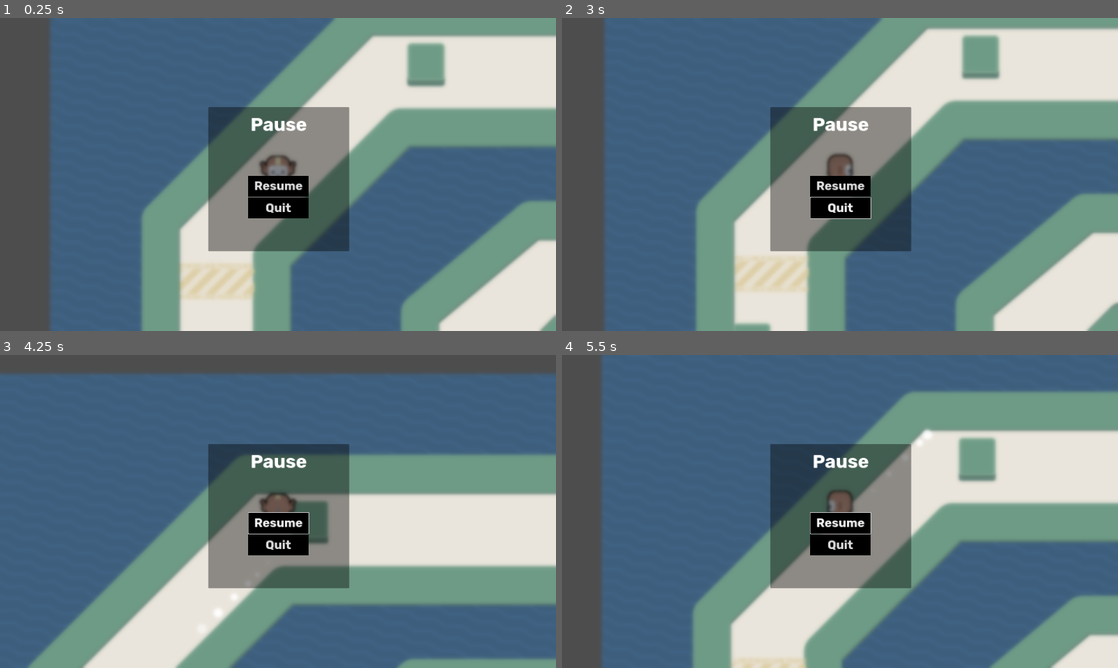
Above: before the commit, frames 1-4 (two rows, left to right).
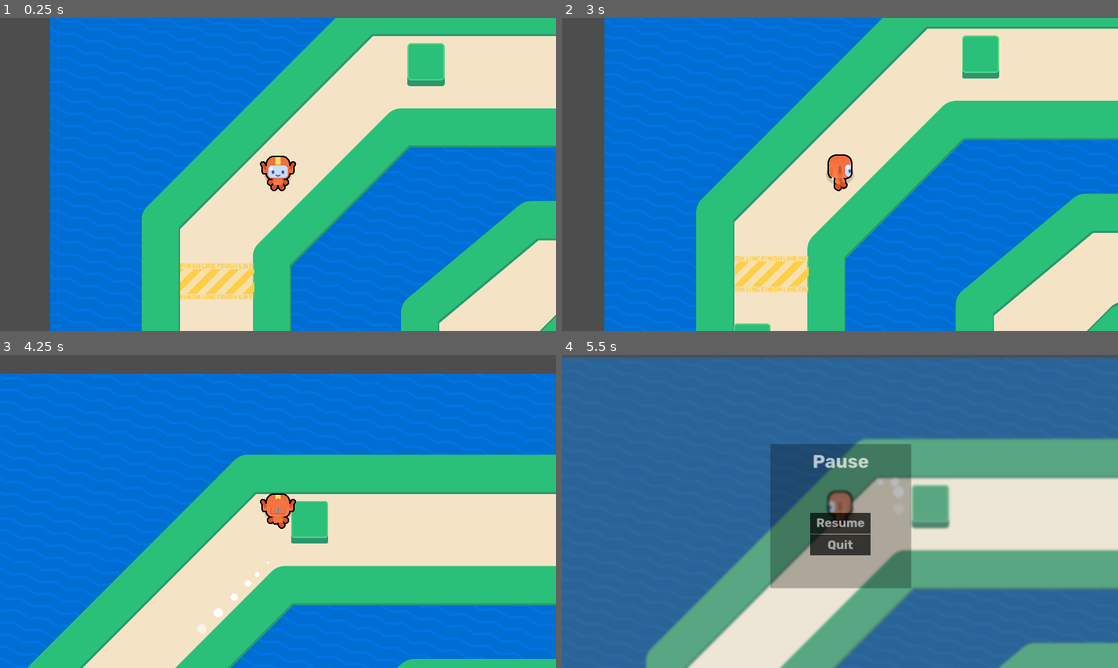
Above: after the commit, the same moments.

Repository: yangying-liu/2D-GameDev-Course-12-
Game: Godot game, scene res://lessons/game.tscn
Same seed, same stepped clock (60 frames per second), same inputs: the game is played once before the commit and once after it.
Inputs (mouse positions are in pixels of both pictures, inside the frame that each line leads up to):
- Up to frame 1 (0.25 s): no input
- Up to frame 2 (3 s): click (840, 187) at 0.5 s, where only the run before the commit has a clickable "Resume"; tap Enter at 1.25 s; move the mouse to (962, 158) at 1.27 s; hold Right (move_right) 1.28-2.03 s; tap Z at 1.35, 2.1, 2.85 s; click (962, 158) at 1.42 s; tap Space at 1.52, 2.27 s; move the mouse to (728, 190) at 2.02 s; hold Down (move_down) 2.03-2.78 s; move the mouse to (895, 105) at 2.77 s; hold Right (move_right) from 2.78 s (still down)
- Up to frame 3 (4.25 s): move the mouse to (250, 574) at 3.52 s; release Right (move_right) at 3.53 s; hold Up (move_up) from 3.53 s (still down); tap Z at 3.6 s; click (250, 574) at 3.67 s
- Up to frame 4 (5.5 s): move the mouse to (1006, 558) at 4.27 s; release Up (move_up) at 4.28 s; hold Left (move_left) from 4.28 s (still down); tap Z at 4.35, 5.1 s; tap Space at 4.52, 5.27 s; tap Escape (ui_cancel) at 4.9 s; move the mouse to (673, 464) at 5.02 s

The runs differ from the first frame. In frame 1, 77% of the frame differs, in the area x 9-100%, y 0-100%; in frame 2, 77%; in frame 3, 82%, in the area x 0-100%, y 6-100%; in frame 4, 72%.

Commit message:
L11 completed

Diff:
--- a/learn-2d-gamedev-godot-4-0.13.0-macos/M09.top_down_movement_workbook/lessons/game.tscn
+++ b/learn-2d-gamedev-godot-4-0.13.0-macos/M09.top_down_movement_workbook/lessons/game.tscn
@@ -16,14 +16,17 @@
 
 [node name="Runner" parent="." instance=ExtResource("1_facqx")]
 unique_name_in_owner = true
+process_mode = 1
 position = Vector2(792, 955)
 
 [node name="FinishLine" parent="." instance=ExtResource("5_nsspu")]
 unique_name_in_owner = true
+process_mode = 1
 position = Vector2(582, 1202)
 area_width = 256
 
 [node name="CircuitBackground" type="Sprite2D" parent="."]
+process_mode = 1
 z_index = -1
 position = Vector2(1925, 1350)
 texture = ExtResource("1_jbvxe")
@@ -47,6 +50,7 @@
 position = Vector2(514, 1437)
 
 [node name="Circuit" parent="." instance=ExtResource("4_yeixo")]
+process_mode = 1
 z_index = -1
 position = Vector2(1921, 1373)
 
@@ -73,4 +77,4 @@
 script = ExtResource("8_hnbmf")
 
 [node name="PauseScreen" parent="CanvasLayer" instance=ExtResource("9_8dunu")]
-menu_opened_amount = 0.926
+visible = false
--- a/learn-2d-gamedev-godot-4-0.13.0-macos/M09.top_down_movement_workbook/pause_screen.gd
+++ b/learn-2d-gamedev-godot-4-0.13.0-macos/M09.top_down_movement_workbook/pause_screen.gd
@@ -4,9 +4,16 @@
 
 @onready var blur_color_rect: ColorRect = %BlurColorRect
 @onready var ui_panel_container: PanelContainer = %UIPanelContainer
+@onready var resume_button: Button = %ResumeButton
+@onready var quit_button: Button = %QuitButton
 
 @export_range(0, 1.0) var menu_opened_amount := 0.0:
 	set = set_menu_opened_amount
+
+@export_range(0.1, 10.0, 0.01, "or_greater") var animation_duration := 2.3
+
+var _is_currently_opening := false
+var _tween: Tween
 
 func set_menu_opened_amount(amount: float) -> void:
 	menu_opened_amount = amount
@@ -16,3 +23,36 @@
 	blur_color_rect.material.set_shader_parameter("blur_amount", lerp(0.0, 1.5, amount))
 	blur_color_rect.material.set_shader_parameter("saturation", lerp(1.0, 0.3, amount))
 	ui_panel_container.modulate.a = amount
+	if not Engine.is_editor_hint():
+		get_tree().paused = amount > 0.3
+
+func toggle() -> void:
+	_is_currently_opening = not _is_currently_opening
+
+	var duration := animation_duration
+
+	if _tween != null:
+		if not _is_currently_opening:
+			duration = _tween.get_total_elapsed_time()
+		_tween.kill()
+
+	_tween = create_tween()
+	_tween.set_ease(Tween.EASE_OUT)
+	_tween.set_trans(Tween.TRANS_QUART)
+
+	var target_amount := 1.0 if _is_currently_opening else 0.0
+	print(target_amount)
+	_tween.tween_property(self, "menu_opened_amount", target_amount, duration)
+
+func _ready() -> void:
+	if Engine.is_editor_hint():
+		return
+
+	menu_opened_amount = 0.0
+
+	resume_button.pressed.connect(toggle)
+	quit_button.pressed.connect(get_tree().quit)
+
+func _input(event: InputEvent) -> void:
+	if event.is_action_pressed("ui_cancel"):
+		toggle()
--- a/learn-2d-gamedev-godot-4-0.13.0-macos/M09.top_down_movement_workbook/pause_screen.tscn
+++ b/learn-2d-gamedev-godot-4-0.13.0-macos/M09.top_down_movement_workbook/pause_screen.tscn
@@ -31,12 +31,13 @@
 
 [sub_resource type="ShaderMaterial" id="ShaderMaterial_k3r4h"]
 shader = ExtResource("2_mdner")
-shader_parameter/blur_amount = 1.5
+shader_parameter/blur_amount = 0.0
 shader_parameter/tint = null
 shader_parameter/tint_strength = 0.0
-shader_parameter/saturation = 0.3
+shader_parameter/saturation = 1.0
 
 [node name="PauseScreen" type="Control"]
+process_mode = 3
 layout_mode = 3
 anchors_preset = 15
 anchor_right = 1.0
@@ -88,9 +89,11 @@
 layout_mode = 2
 
 [node name="ResumeButton" type="Button" parent="UIPanelContainer/VBoxContainer/CenterContainer/VBoxContainer"]
+unique_name_in_owner = true
 layout_mode = 2
 text = "Resume"
 
 [node name="QuitButton" type="Button" parent="UIPanelContainer/VBoxContainer/CenterContainer/VBoxContainer"]
+unique_name_in_owner = true
 layout_mode = 2
 text = "Quit"
